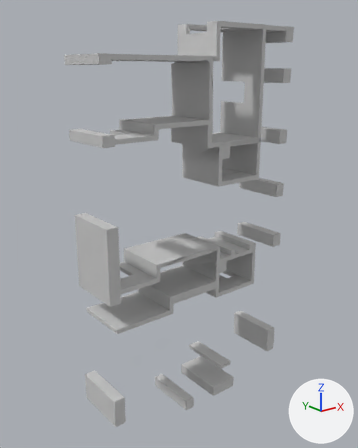
Two versions of the FBX model Assets/models/Walls_Edited.fbx, one commit apart.
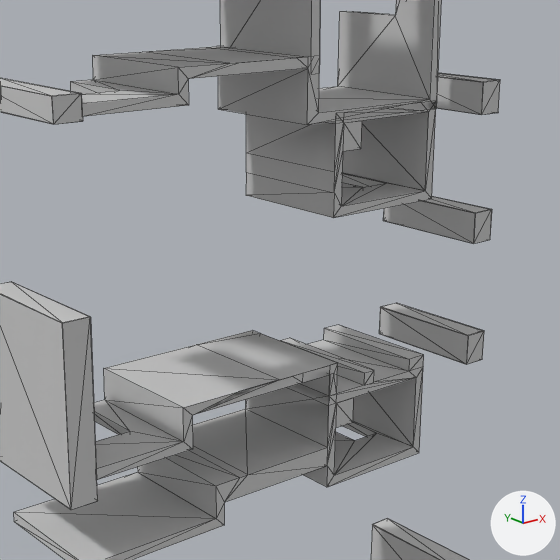
There are two pictures of each version: one whole from a 50 mm camera at (-2195.0, -2636.0, 1087.0) aimed at (-50.0, 44.0, 15.0), one close up on the part from 23% to 87% of the width and 22% to 73% of the height. The axes (+X, +Y, +Z) are drawn at lower right. The lights are the same throughout. The close-ups show mesh edges as thin lines. Where no turn or scale is listed for an object, it has been applied to the vertices. Vertices at the same position are counted once.

The scene before the commit, as lines of its bpy script (objects in view):
```python
me_mesh_008 = bpy.data.meshes.new('Mesh.008')
me_mesh_008.from_pydata(...)  # 585 vertices, 880 faces; spans x -792.0..792.0, y -200.0..200.0, z -1372.0..1372.0
me_mesh_008.materials.append(mat_15___default_001)  # its picture is missing
ob_walls_a_01 = bpy.data.objects.new('Walls_a_01', me_mesh_008)
ob_walls_a_01.location = (-1.0, -2.0, -1.0)
```
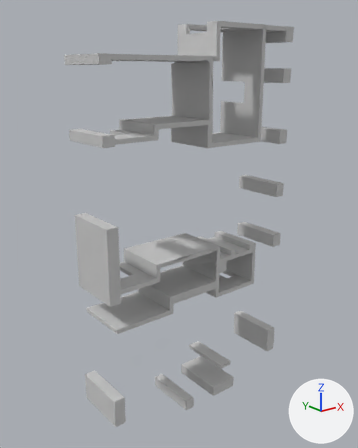
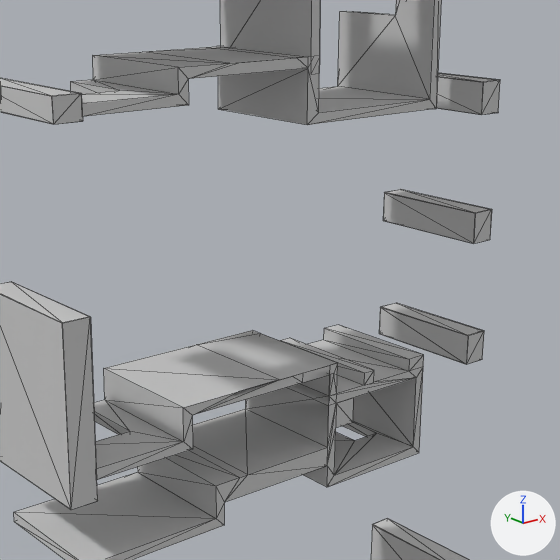
The newer file is also turned or shifted as a whole; pictures and numbers use the older file's frame.

Location of each change, [x1, y1, x2, y2] in pixels of the close-ups (560 x 560 px):
part 1 of me_mesh_008, deleted: before [246, 101, 436, 218]

The change, as a list of edits to the scene's bpy script:
```text
Change me_mesh_008:
    used by ob_walls_a_01; location = (-1.0, -2.0, -1.0)
    remove me_mesh_008.from_pydata(...)  # 585 vertices, 880 faces; spans x -792.0..792.0, y -200.0..200.0, z -1372.0..1372.0
    add me_mesh_008.from_pydata(...)  # 560 vertices, 818 faces; spans x -792.0..792.0, y -200.0..200.0, z -1372.0..1372.0
    me_mesh_008 part 1
    25 vertices are removed from x 103.0..509.0, y -197.0..197.0, z 315.0..612.0
    62 faces are deleted
```
